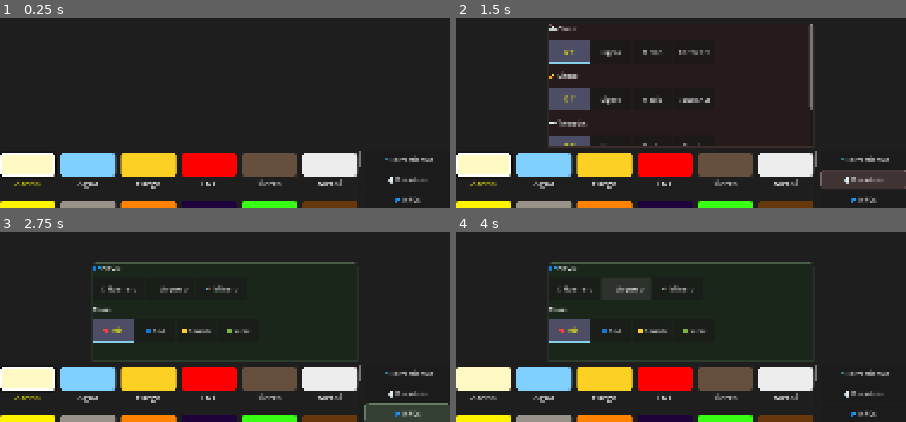
Above: before the commit, frames 1-4 (two rows, left to right).
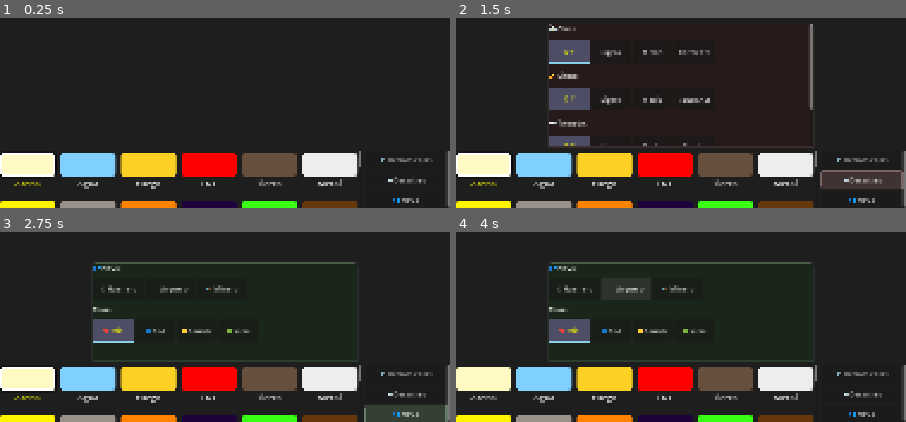
Above: after the commit, the same moments.

Repository: OmarSaez/Sandbox-game
Game: Godot game, scene res://scenes/main/main_scene.tscn
The game is run twice, just before and just after one commit, with the same random seed, the same clock (stepped at 60 frames per second) and the same inputs.
Inputs:
- Up to frame 1 (0.25 s): no input
- Up to frame 2 (1.5 s): click "🛠️ Herramientas" at 0.5 s; click "🌪️ Desastres" at 1.25 s
- Up to frame 3 (2.75 s): click "👥 NPCs" at 2 s
- Up to frame 4 (4 s): click "⚔️ Guerrero" at 2.75 s; click "🏹 Arquero" at 3.5 s

The runs differ from the first frame. In frame 1, 0.6% of the frame differs, in the area x 84-100%, y 70-100%; in frame 2, 0.9%; in frame 3, 0.9%, in the area x 80-100%, y 70-100%; in frame 4, 0.6%.

Commit message:
Se agrega scroll inteligente en action bottuns

Diff:
--- a/sandbox/scripts/sandbox/sandbox_grid.gd
+++ b/sandbox/scripts/sandbox/sandbox_grid.gd
@@ -455,10 +455,14 @@
 	var disaster_v = is_instance_valid(disaster_panel) and disaster_panel.visible
 	var npc_v = is_instance_valid(npc_panel) and npc_panel.visible
 
-	# 2. PURGE OLD UI CLONES
+	# 2. PURGE OLD UI CLONES & ACTION NODES
 	ui_elements.clear()
 	for child in ui_root.get_children():
 		if child.name.begins_with("ToolsPanel") or child.name.begins_with("DisasterPanel") or child.name.begins_with("NPCPanel"):
+			child.free()
+
+	for child in main_controls.get_children():
+		if child.name == "ActionScroll" or child.name.begins_with("ActionButtons"):
 			child.free()
 
 	# 2. FIND MaterialGrid (Wherever it is)
@@ -537,36 +541,32 @@
 		texture_rect.offset_bottom = -1 # Align tightly with the top of HUD floor
 		texture_rect.offset_top = 0
 
-	# 4. ROBUST CLONE DETECTION: Find and cleanup ALL ActionButtons nodes (including renamed ones)
-	var found_action_boxes = []
-	for child in main_controls.get_children():
-		if child.name.begins_with("ActionButtons"):
-			found_action_boxes.append(child)
-
-	if found_action_boxes.size() > 0:
-		action_vbox = found_action_boxes[0] # Keep the first one
-
-		# Terminate all OTHER clones found
-		for i in range(1, found_action_boxes.size()):
-			found_action_boxes[i].free()
-
-		# Clean the survivor COMPLETELY before rebuild
-		for child in action_vbox.get_children():
-			if is_instance_valid(child): child.free()
-
-		# PIN Survivor to HUD Floor with FIXED LIMIT
-		action_vbox.anchor_bottom = 1.0
-		action_vbox.anchor_top = 1.0
-		action_vbox.anchor_left = 1.0
-		action_vbox.anchor_right = 1.0
-
-		action_vbox.offset_bottom = 0
-		action_vbox.offset_top = -h
-		action_vbox.offset_left = -170 * s # Standard button width zone
-		action_vbox.offset_right = 0
-
-		action_vbox.add_theme_constant_override("separation", 3 * s) # Compact
-		action_vbox.alignment = BoxContainer.ALIGNMENT_END # PUSH TO BOTTOM
+	# 4. FRESH ACTION ZONE REBUILD (Fixes scroll bugs on scale change)
+	var action_scroll = ScrollContainer.new()
+	action_scroll.name = "ActionScroll"
+	action_scroll.horizontal_scroll_mode = ScrollContainer.SCROLL_MODE_DISABLED
+	action_scroll.vertical_scroll_mode = ScrollContainer.SCROLL_MODE_AUTO
+	main_controls.add_child(action_scroll)
+
+	action_vbox = VBoxContainer.new()
+	action_vbox.name = "ActionButtons"
+	action_scroll.add_child(action_vbox)
+
+	# PIN SCROLL to HUD Floor
+	action_scroll.anchor_bottom = 1.0
+	action_scroll.anchor_top = 1.0
+	action_scroll.anchor_left = 1.0
+	action_scroll.anchor_right = 1.0
+
+	action_scroll.offset_bottom = 0
+	action_scroll.offset_top = -h
+	action_scroll.offset_left = -170 * s
+	action_scroll.offset_right = 0
+
+	action_vbox.size_flags_horizontal = Control.SIZE_EXPAND_FILL
+	action_vbox.size_flags_vertical = Control.SIZE_EXPAND_FILL
+	action_vbox.add_theme_constant_override("separation", 3 * s)
+	action_vbox.alignment = BoxContainer.ALIGNMENT_END
 
 	# CLEAN MATERIAL GRID
 	if material_grid:
